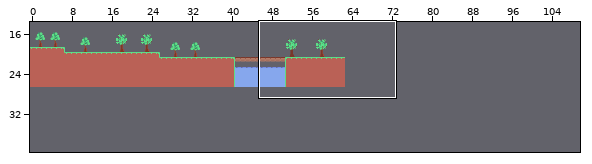
Tiled map, stored at map/ingotown/ingotown.tmx. Above: a wide view before the commit, with the close-up outlined.
Close-up. As it was:
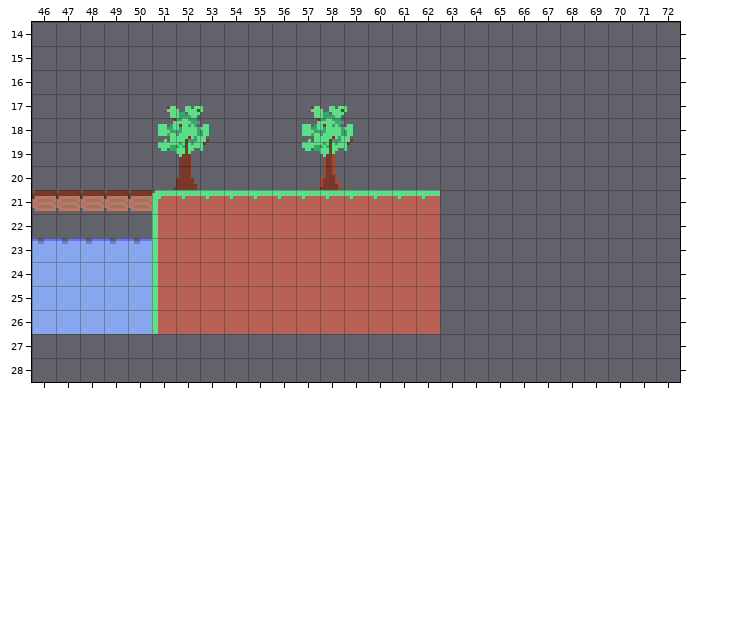
Cells are 8x8 px. Shown: x 46..72, y 14..28. The commit also changed other parts of the map, which this record leaves out. Tiles whose own drawing changed are shown in their newer look in all pictures.
After:
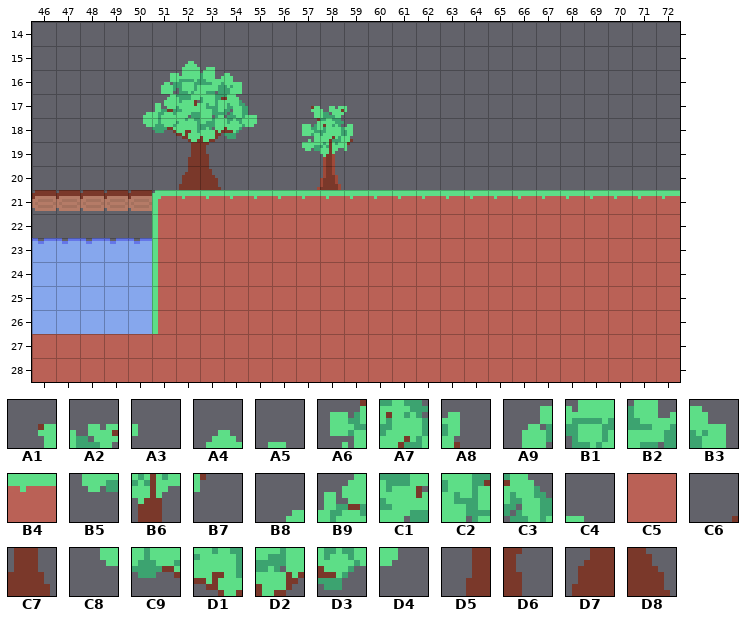
Key: from "tileset2": A1 8, A2 9, A3 10, A4 13, A5 14, A6 40, A7 41, A8 42, A9 44, B1 45, B2 46, B3 47, B4 65, B5 72, B6 73, B7 74, B8 75, B9 76, C1 77, C2 78, C3 79, C4 80, C5 97, C6 104, C7 105, C8 107, C9 108, D1 109, D2 110, D3 111, D4 112, D5 141, D6 142, D7 173, D8 174.
__ is an empty cell.
Change:
Layer "Decoration":
Tile A4 now appears in row 15 at x 52.
Tile A5 now appears in row 15 at x 53.
Tile A9 now appears in row 16 at x 51.
Tile B1 now appears in row 16 at x 52.
Tile B2 now appears in row 16 at x 53.
Tile B3 now appears in row 16 at x 54.
Tile B8 now appears in row 17 at x 50.
The author changed tile A1 to tile B9 in row 17 at x 51.
The author changed tile A2 to tile C1 in row 17 at x 52.
The author changed tile A3 to tile C2 in row 17 at x 53.
Tile C3 now appears in row 17 at x 54.
Tile C4 now appears in row 17 at x 55.
Tile C8 now appears in row 18 at x 50.
The author changed tile A6 to tile C9 in row 18 at x 51.
The author changed tile A7 to tile D1 in row 18 at x 52.
The author changed tile A8 to tile D2 in row 18 at x 53.
Tile D3 now appears in row 18 at x 54.
Tile D4 now appears in row 18 at x 55.
The author changed tile B6 to tile D5 in row 19 at x 52.
The author changed tile B7 to tile D6 in row 19 at x 53.
The author changed tile C7 to tile D7 in row 20 at x 52.
Tile D8 now appears in row 20 at x 53.
The author cleared tile B5 in row 19 at x 51.
The author cleared tile C6 in row 20 at x 51.
Layer "Collision":
Tile B4 now appears in row 21 at x 63 to 72.
Tile C5 now appears in rows 22 to 26 at x 63 to 72; in rows 27 to 28 at x 46 to 72.
